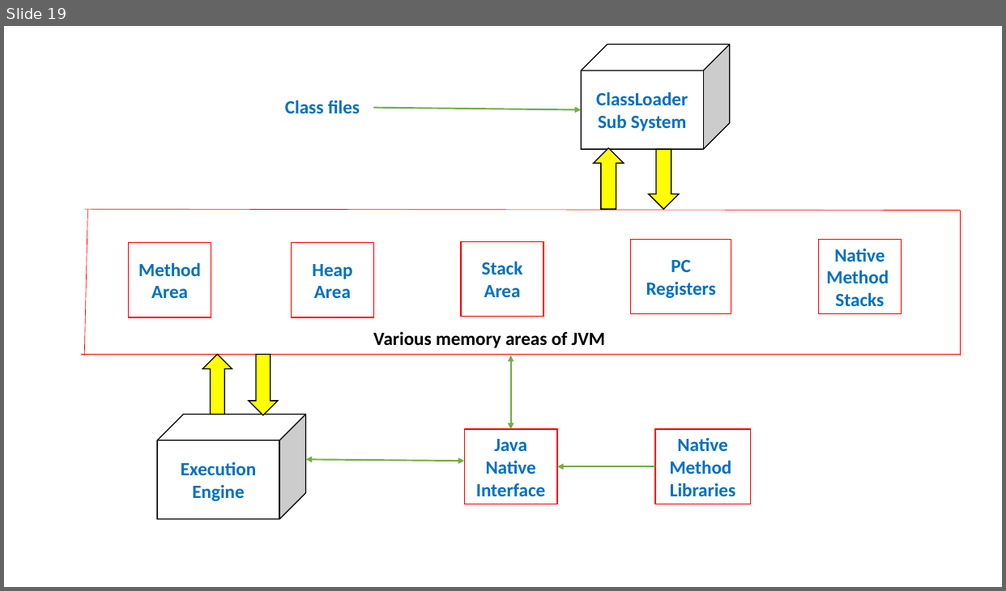
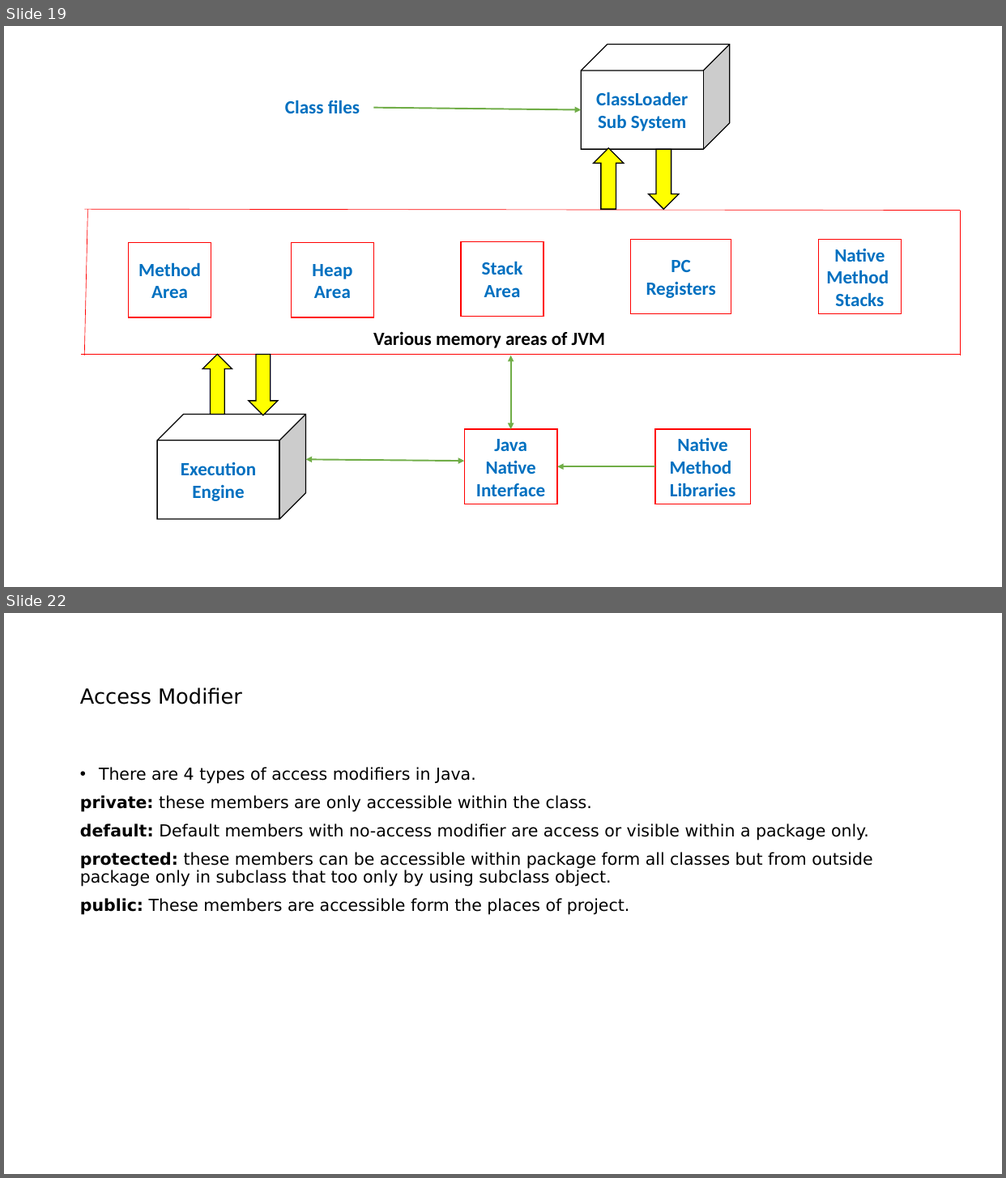
Before and after one commit to indrajeetydv/FSWDT, a slide deck: CoreJavaNotes.pptx. Shown one above the other, each under a label of ours: slide 19 before the commit, slides 19 and 22 after it; the slides between them are not shown. The pictures are 1006x591 and 1006x1178 pixels, drawn with LibreOffice and Linux fonts; fonts in the diff are those of the drawing. Boxes give left, top, right and bottom in pixels: in the first picture for what was removed or moved away, otherwise in the second. Text is boxed around its words. In the diff, an @@ line names an element or a change of style, - is before the commit and + after.

Commit message:
Package and Access Modiifer

```diff
--- a/CoreJavaNotes.pptx
+++ b/CoreJavaNotes.pptx
@@ slide 22 added at [4, 613, 1002, 1174], background #FFFFFF @@
@@ title added at [80, 688, 242, 705], 20 pt, text #000000 @@
+Access Modifier
@@ text added at [80, 767, 872, 915], 16 pt, text #000000 @@
+• There are 4 types of access modifiers in Java.
+private: these members are only accessible within the class.
+default: Default members with no-access modifier are access or visible within a package only.
+protected: these members can be accessible within package form all classes but from outside package only in subclass that too only by using subclass object.
+public: These members are accessible form the places of project.
```
Also in this commit, not shown: 2 other slides added.
